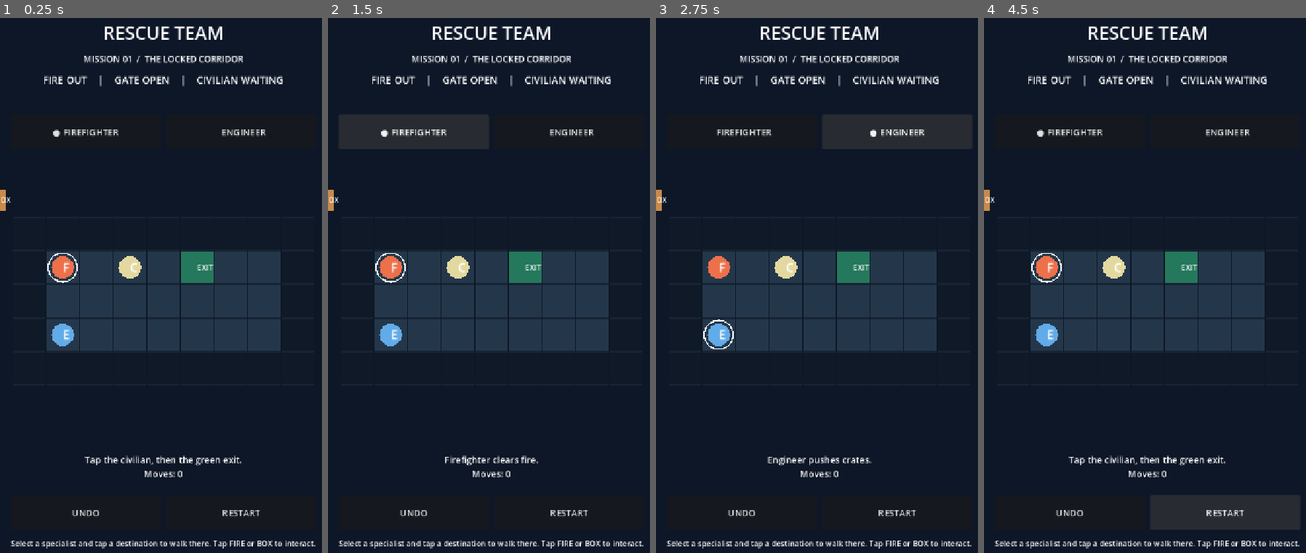
Above: before the commit, frames 1-4 (left to right).
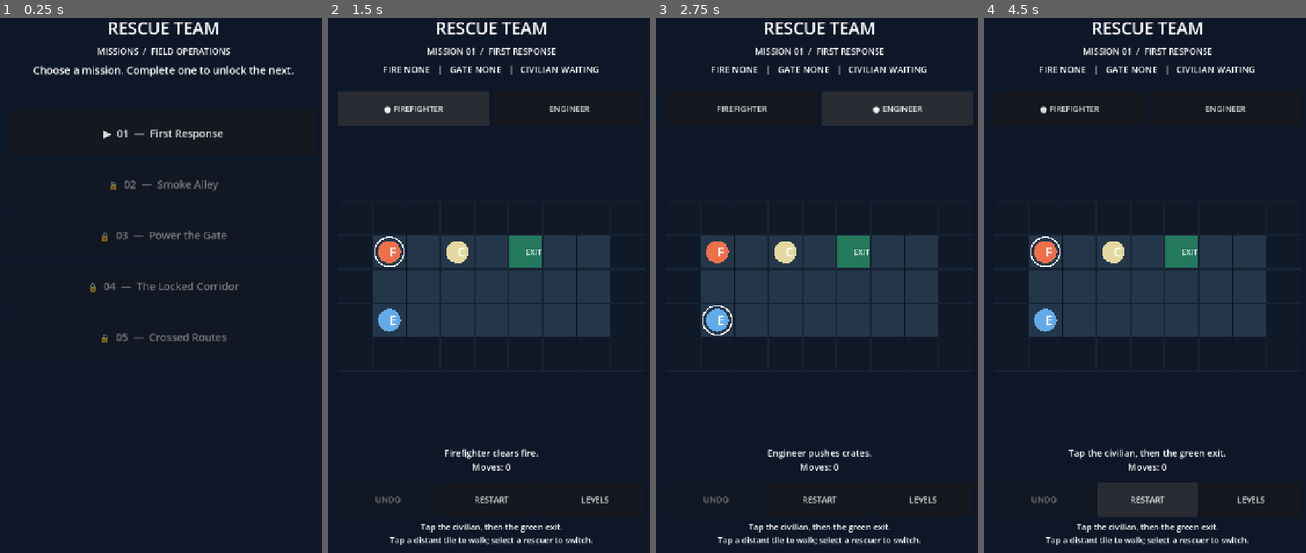
Above: after the commit, the same moments.

Repository: spider-su/rescue-team
Game: Godot game, scene res://scenes/main.tscn
The game is run twice, just before and just after one commit, with the same random seed, the same clock (stepped at 60 frames per second) and the same inputs.
Inputs (mouse positions are in pixels of both pictures, inside the frame that each line leads up to):
- Up to frame 1 (0.25 s): no input
- Up to frame 2 (1.5 s): click (414, 130) at 0.5 s, where only the run before the commit has a clickable "● FIREFIGHTER"; click "● FIREFIGHTER" at 1.25 s
- Up to frame 3 (2.75 s): click "ENGINEER" at 2 s
- Up to frame 4 (4.5 s): click "FIREFIGHTER" at 2.75 s; click (1070, 510) at 3.5 s, where only the run before the commit has a clickable "UNDO"; click "RESTART" at 4.25 s

The runs differ from the first frame. In frame 1, 18% of the frame differs, in the area x 0-98%, y 0-100%; in frame 2, 14%; in frame 3, 14%; in frame 4, 13%.

Commit message:
feat: add mission selection, persistent unlocks and animated path previews

Diff:
--- a/scripts/board_view.gd
+++ b/scripts/board_view.gd
@@ -2,6 +2,9 @@
 ## Lightweight tile renderer without artwork or plugins; replace with original art later.
 signal cell_tapped(cell: Vector2i)
 var level: RefCounted
+var route_preview: Array[Vector2i] = []
+var animated_role: String = ""
+var animated_position: Vector2 = Vector2.ZERO
 
 const FLOOR = Color("#24374a")
 const WALL = Color("#101927")
@@ -51,23 +54,29 @@
 			elif tile == "exit":
 				_draw_icon(center, "EXIT", step * 0.23)
 
-	if not level.fire_cleared:
+	# Route dots make one-tap movement visible before and during animation.
+	for cell in route_preview:
+		var dot: Vector2 = origin + (Vector2(cell) + Vector2(0.5, 0.5)) * step
+		draw_circle(dot, step * 0.11, Color("#afe8ff", 0.70))
+	if level.has_fire and not level.fire_cleared:
 		_draw_marker(level.fire_pos, origin, step, Color("#e86440"), "!", false)
-	_draw_marker(level.crate_pos, origin, step, Color("#c88a4a"), "BOX", true)
+	if level.has_crate:
+		_draw_marker(level.crate_pos, origin, step, Color("#c88a4a"), "BOX", true)
 	if level.carrying_role.is_empty() and not level.rescued:
 		_draw_marker(level.civilian_pos, origin, step, Color("#e3d9a0"), "C", false)
 	for role in [level.FIREFIGHTER, level.ENGINEER]:
 		var color := Color("#ed704b") if role == level.FIREFIGHTER else Color("#62abe9")
 		var symbol := "F" if role == level.FIREFIGHTER else "E"
-		_draw_marker(level.positions[role], origin, step, color, symbol, false)
+		var marker_pos: Vector2 = animated_position if animated_role == role else Vector2(level.positions[role])
+		_draw_marker(marker_pos, origin, step, color, symbol, false)
 		if level.selected == role:
-			var center: Vector2 = origin + (Vector2(level.positions[role]) + Vector2(0.5, 0.5)) * step
+			var center: Vector2 = origin + (marker_pos + Vector2(0.5, 0.5)) * step
 			draw_arc(center, step * 0.43, 0.0, TAU, 32, Color.WHITE, 3.0)
 		if level.carrying_role == role:
-			var carrier_center: Vector2 = origin + (Vector2(level.positions[role]) + Vector2(0.5, 0.5)) * step
+			var carrier_center: Vector2 = origin + (marker_pos + Vector2(0.5, 0.5)) * step
 			draw_circle(carrier_center + Vector2(step * 0.23, -step * 0.23), step * 0.13, Color("#e3d9a0"))
 
-func _draw_marker(cell: Vector2i, origin: Vector2, step: float, color: Color, symbol: String, is_box: bool) -> void:
+func _draw_marker(cell: Vector2, origin: Vector2, step: float, color: Color, symbol: String, is_box: bool) -> void:
 	var center := origin + (Vector2(cell) + Vector2(0.5, 0.5)) * step
 	if is_box:
 		draw_rect(Rect2(center - Vector2.ONE * step * 0.32, Vector2.ONE * step * 0.64), color, true)
@@ -77,6 +86,22 @@
 
 func _draw_icon(center: Vector2, symbol: String, font_size: float) -> void:
 	draw_string(ThemeDB.fallback_font, center + Vector2(0.0, font_size * 0.36), symbol, HORIZONTAL_ALIGNMENT_CENTER, -1.0, int(font_size), TEXT)
+
+func animate_step(role: String, start: Vector2i, target: Vector2i) -> void:
+	animated_role = role
+	animated_position = Vector2(start)
+	var tween := create_tween()
+	tween.tween_method(_set_animated_position, Vector2(start), Vector2(target), 0.16)
+	await tween.finished
+	clear_animation()
+
+func _set_animated_position(value: Vector2) -> void:
+	animated_position = value
+	queue_redraw()
+
+func clear_animation() -> void:
+	animated_role = ""
+	queue_redraw()
 
 func _gui_input(event: InputEvent) -> void:
 	# Godot emulates mouse clicks for mobile touch; handle one event type to avoid duplicates.
--- a/scripts/rescue_game.gd
+++ b/scripts/rescue_game.gd
@@ -1,21 +1,34 @@
 extends Control
-## Phase 1: one playable touch-first rescue puzzle; no network, plugins or ads.
+## Five-mission prototype: mission picker, automatic routing and local unlocks.
 const RescueLevel = preload("res://scripts/rescue_level.gd")
 const BoardView = preload("res://scripts/board_view.gd")
-
+const LevelCatalog = preload("res://scripts/level_catalog.gd")
+const CampaignProgress = preload("res://scripts/campaign_progress.gd")
+
+var catalog = LevelCatalog.new()
+var progress = CampaignProgress.new()
 var level = RescueLevel.new()
-var board: Control
+var current_index: int = 0
+var moving: bool = false
+
+var board
+var title_label: Label
+var subtitle_label: Label
+var objective_label: Label
+var status_label: Label
+var hint_label: Label
 var firefighter_button: Button
 var engineer_button: Button
-var status_label: Label
-var objective_label: Label
 var undo_button: Button
 var restart_button: Button
-var moving: bool = false
+var next_button: Button
+var menu_panel: VBoxContainer
+var play_panel: VBoxContainer
+var level_buttons: Array[Button] = []
 
 func _ready() -> void:
 	_build_ui()
-	_refresh()
+	_show_menu()
 
 func _build_ui() -> void:
 	var background := ColorRect.new()
@@ -26,96 +39,164 @@
 
 	var layout := VBoxContainer.new()
 	layout.set_anchors_and_offsets_preset(Control.PRESET_FULL_RECT)
-	layout.offset_left = 24.0
-	layout.offset_right = -24.0
-	layout.offset_top = 54.0
+	layout.offset_left = 22.0
+	layout.offset_right = -22.0
+	layout.offset_top = 46.0
 	layout.offset_bottom = -64.0
-	layout.add_theme_constant_override("separation", 17)
+	layout.add_theme_constant_override("separation", 12)
 	add_child(layout)
 
-	var title := Label.new()
-	title.text = "RESCUE TEAM"
-	title.horizontal_alignment = HORIZONTAL_ALIGNMENT_CENTER
-	title.add_theme_font_size_override("font_size", 40)
-	layout.add_child(title)
-
-	var subtitle := Label.new()
-	subtitle.text = "MISSION 01  /  THE LOCKED CORRIDOR"
-	subtitle.horizontal_alignment = HORIZONTAL_ALIGNMENT_CENTER
-	subtitle.add_theme_font_size_override("font_size", 19)
-	layout.add_child(subtitle)
+	title_label = Label.new()
+	title_label.text = "RESCUE TEAM"
+	title_label.horizontal_alignment = HORIZONTAL_ALIGNMENT_CENTER
+	title_label.add_theme_font_size_override("font_size", 37)
+	layout.add_child(title_label)
+
+	subtitle_label = Label.new()
+	subtitle_label.horizontal_alignment = HORIZONTAL_ALIGNMENT_CENTER
+	subtitle_label.add_theme_font_size_override("font_size", 19)
+	layout.add_child(subtitle_label)
+
+	menu_panel = VBoxContainer.new()
+	menu_panel.size_flags_vertical = Control.SIZE_EXPAND_FILL
+	menu_panel.add_theme_constant_override("separation", 14)
+	layout.add_child(menu_panel)
+
+	var instructions := Label.new()
+	instructions.text = "Choose a mission. Complete one to unlock the next."
+	instructions.autowrap_mode = TextServer.AUTOWRAP_WORD_SMART
+	instructions.horizontal_alignment = HORIZONTAL_ALIGNMENT_CENTER
+	instructions.add_theme_font_size_override("font_size", 23)
+	instructions.custom_minimum_size.y = 92
+	menu_panel.add_child(instructions)
+
+	for index in range(catalog.count()):
+		var button := Button.new()
+		button.custom_minimum_size.y = 98
+		button.add_theme_font_size_override("font_size", 23)
+		button.pressed.connect(_start_level.bind(index))
+		menu_panel.add_child(button)
+		level_buttons.append(button)
+
+	play_panel = VBoxContainer.new()
+	play_panel.size_flags_vertical = Control.SIZE_EXPAND_FILL
+	play_panel.add_theme_constant_override("separation", 9)
+	layout.add_child(play_panel)
 
 	objective_label = Label.new()
 	objective_label.horizontal_alignment = HORIZONTAL_ALIGNMENT_CENTER
 	objective_label.autowrap_mode = TextServer.AUTOWRAP_WORD_SMART
-	objective_label.custom_minimum_size.y = 75
-	objective_label.add_theme_font_size_override("font_size", 22)
-	layout.add_child(objective_label)
+	objective_label.custom_minimum_size.y = 54
+	objective_label.add_theme_font_size_override("font_size", 20)
+	play_panel.add_child(objective_label)
 
 	var roles := HBoxContainer.new()
-	roles.add_theme_constant_override("separation", 12)
-	layout.add_child(roles)
-	firefighter_button = _create_button("F  FIREFIGHTER", roles)
+	roles.add_theme_constant_override("separation", 10)
+	play_panel.add_child(roles)
+	firefighter_button = _button("FIREFIGHTER", roles)
 	firefighter_button.pressed.connect(_on_role.bind(level.FIREFIGHTER))
-	engineer_button = _create_button("E  ENGINEER", roles)
+	engineer_button = _button("ENGINEER", roles)
 	engineer_button.pressed.connect(_on_role.bind(level.ENGINEER))
 
 	board = BoardView.new()
 	board.level = level
 	board.size_flags_vertical = Control.SIZE_EXPAND_FILL
-	board.custom_minimum_size = Vector2(0, 370)
+	board.custom_minimum_size = Vector2(0, 355)
 	board.cell_tapped.connect(_on_cell_tapped)
-	layout.add_child(board)
+	play_panel.add_child(board)
 
 	status_label = Label.new()
 	status_label.horizontal_alignment = HORIZONTAL_ALIGNMENT_CENTER
 	status_label.autowrap_mode = TextServer.AUTOWRAP_WORD_SMART
-	status_label.custom_minimum_size.y = 76
+	status_label.custom_minimum_size.y = 70
 	status_label.add_theme_font_size_override("font_size", 20)
-	layout.add_child(status_label)
+	play_panel.add_child(status_label)
 
 	var commands := HBoxContainer.new()
-	commands.add_theme_constant_override("separation", 12)
-	layout.add_child(commands)
-	undo_button = _create_button("UNDO", commands)
+	commands.add_theme_constant_override("separation", 8)
+	play_panel.add_child(commands)
+	undo_button = _button("UNDO", commands)
 	undo_button.pressed.connect(_on_undo)
-	restart_button = _create_button("RESTART", commands)
+	restart_button = _button("RESTART", commands)
 	restart_button.pressed.connect(_on_restart)
-
-	var hint := Label.new()
-	hint.text = "Select a specialist and tap a destination to walk there. Tap FIRE or BOX to interact."
-	hint.horizontal_alignment = HORIZONTAL_ALIGNMENT_CENTER
-	hint.autowrap_mode = TextServer.AUTOWRAP_WORD_SMART
-	hint.add_theme_font_size_override("font_size", 17)
-	layout.add_child(hint)
-
-func _create_button(label: String, container: HBoxContainer) -> Button:
+	var levels_button := _button("LEVELS", commands)
+	levels_button.pressed.connect(_show_menu)
+
+	next_button = Button.new()
+	next_button.text = "NEXT MISSION"
+	next_button.custom_minimum_size.y = 72
+	next_button.add_theme_font_size_override("font_size", 21)
+	next_button.pressed.connect(_next_level)
+	play_panel.add_child(next_button)
+
+	hint_label = Label.new()
+	hint_label.horizontal_alignment = HORIZONTAL_ALIGNMENT_CENTER
+	hint_label.autowrap_mode = TextServer.AUTOWRAP_WORD_SMART
+	hint_label.custom_minimum_size.y = 61
+	hint_label.add_theme_font_size_override("font_size", 18)
+	play_panel.add_child(hint_label)
+
+func _button(label: String, container: HBoxContainer) -> Button:
 	var button := Button.new()
 	button.text = label
 	button.custom_minimum_size = Vector2(0, 76)
 	button.size_flags_horizontal = Control.SIZE_EXPAND_FILL
-	button.add_theme_font_size_override("font_size", 20)
+	button.add_theme_font_size_override("font_size", 18)
 	container.add_child(button)
 	return button
 
+func _show_menu() -> void:
+	if moving:
+		return
+	menu_panel.visible = true
+	play_panel.visible = false
+	subtitle_label.text = "MISSIONS  /  FIELD OPERATIONS"
+	for index in range(catalog.count()):
+		var data: Dictionary = catalog.load_level(index)
+		var button: Button = level_buttons[index]
+		button.disabled = not progress.unlocked(index, catalog)
+		var prefix := "✓" if progress.is_complete(data["id"]) else ("▶" if not button.disabled else "🔒")
+		button.text = "%s  %s  —  %s" % [prefix, data["id"], data["title"]]
+
+func _start_level(index: int) -> void:
+	if moving or not progress.unlocked(index, catalog):
+		return
+	var data: Dictionary = catalog.load_level(index)
+	if data.is_empty():
+		return
+	current_index = index
+	level = RescueLevel.new(data)
+	board.level = level
+	board.route_preview.clear()
+	board.clear_animation()
+	menu_panel.visible = false
+	play_panel.visible = true
+	subtitle_label.text = "MISSION %s  /  %s" % [level.level_id, level.title.to_upper()]
+	hint_label.text = level.hint + "\nTap a distant tile to walk; select a rescuer to switch."
+	_refresh()
+
 func _on_role(role: String) -> void:
 	if moving:
 		return
 	level.select_role(role)
+	board.route_preview.clear()
 	_refresh()
 
 func _on_cell_tapped(cell: Vector2i) -> void:
-	if moving:
+	if moving or level.rescued:
 		return
 	for role in [level.FIREFIGHTER, level.ENGINEER]:
 		if level.positions[role] == cell:
 			level.select_role(role)
+			board.route_preview.clear()
 			_refresh()
 			return
 	var route: Array[Vector2i] = level.plan_route(cell)
 	if route.is_empty():
+		board.route_preview.clear()
 		_refresh()
 		return
+	board.route_preview = route.duplicate()
 	moving = true
 	_refresh()
 	_follow_route(route)
@@ -123,37 +204,57 @@
 func _follow_route(route: Array[Vector2i]) -> void:
 	var undo_from: int = level.history.size()
 	for cell in route:
+		var from: Vector2i = level.positions[level.selected]
 		if not level.act(cell):
 			break
 		_refresh()
-		await get_tree().create_timer(0.13).timeout
+		if level.positions[level.selected] == from:
+			await get_tree().create_timer(0.12).timeout
+		else:
+			await board.animate_step(level.selected, from, level.positions[level.selected])
+		if not board.route_preview.is_empty():
+			board.route_preview.pop_front()
 	level.collapse_history(undo_from)
+	board.route_preview.clear()
 	moving = false
+	if level.rescued:
+		if not progress.record_victory(level.level_id, level.actions):
+			level.message = "Rescue complete, but saving progress failed."
 	_refresh()
 
 func _on_undo() -> void:
 	if moving:
 		return
 	level.undo()
+	board.route_preview.clear()
 	_refresh()
 
 func _on_restart() -> void:
 	if moving:
 		return
 	level.reset()
-	_refresh()
+	board.route_preview.clear()
+	_refresh()
+
+func _next_level() -> void:
+	if moving:
+		return
+	if current_index + 1 < catalog.count() and progress.unlocked(current_index + 1, catalog):
+		_start_level(current_index + 1)
+	else:
+		_show_menu()
 
 func _refresh() -> void:
-	firefighter_button.text = ("● " if level.selected == level.FIREFIGHTER else "  ") + "FIREFIGHTER"
-	engineer_button.text = ("● " if level.selected == level.ENGINEER else "  ") + "ENGINEER"
-	firefighter_button.disabled = level.rescued or moving
-	engineer_button.disabled = level.rescued or moving
-	objective_label.text = "FIRE %s    |    GATE %s    |    CIVILIAN %s" % [
-		"OUT" if level.fire_cleared else "ACTIVE",
-		"OPEN" if level.gate_is_open() else "LOCKED",
-		"SAFE" if level.rescued else ("CARRIED" if not level.carrying_role.is_empty() else "WAITING"),
-	]
-	undo_button.disabled = moving
+	firefighter_button.text = ("● " if level.selected == level.FIREFIGHTER else "") + "FIREFIGHTER"
+	engineer_button.text = ("● " if level.selected == level.ENGINEER else "") + "ENGINEER"
+	firefighter_button.disabled = moving or level.rescued
+	engineer_button.disabled = moving or level.rescued
+	undo_button.disabled = moving or level.history.is_empty()
 	restart_button.disabled = moving
-	status_label.text = level.message + "\nMoves: %d" % level.actions
+	next_button.visible = level.rescued and not moving and current_index + 1 < catalog.count()
+	var fire_status := "NONE" if not level.has_fire else ("OUT" if level.fire_cleared else "ACTIVE")
+	var gate_status := "NONE" if not level.has_gate else ("OPEN" if level.gate_is_open() else "LOCKED")
+	var person_status := "SAFE" if level.rescued else ("CARRIED" if not level.carrying_role.is_empty() else "WAITING")
+	objective_label.text = "FIRE %s   |   GATE %s   |   CIVILIAN %s" % [fire_status, gate_status, person_status]
+	status_label.text = "%s\nMoves: %d" % [level.message, level.actions]
 	board.queue_redraw()
